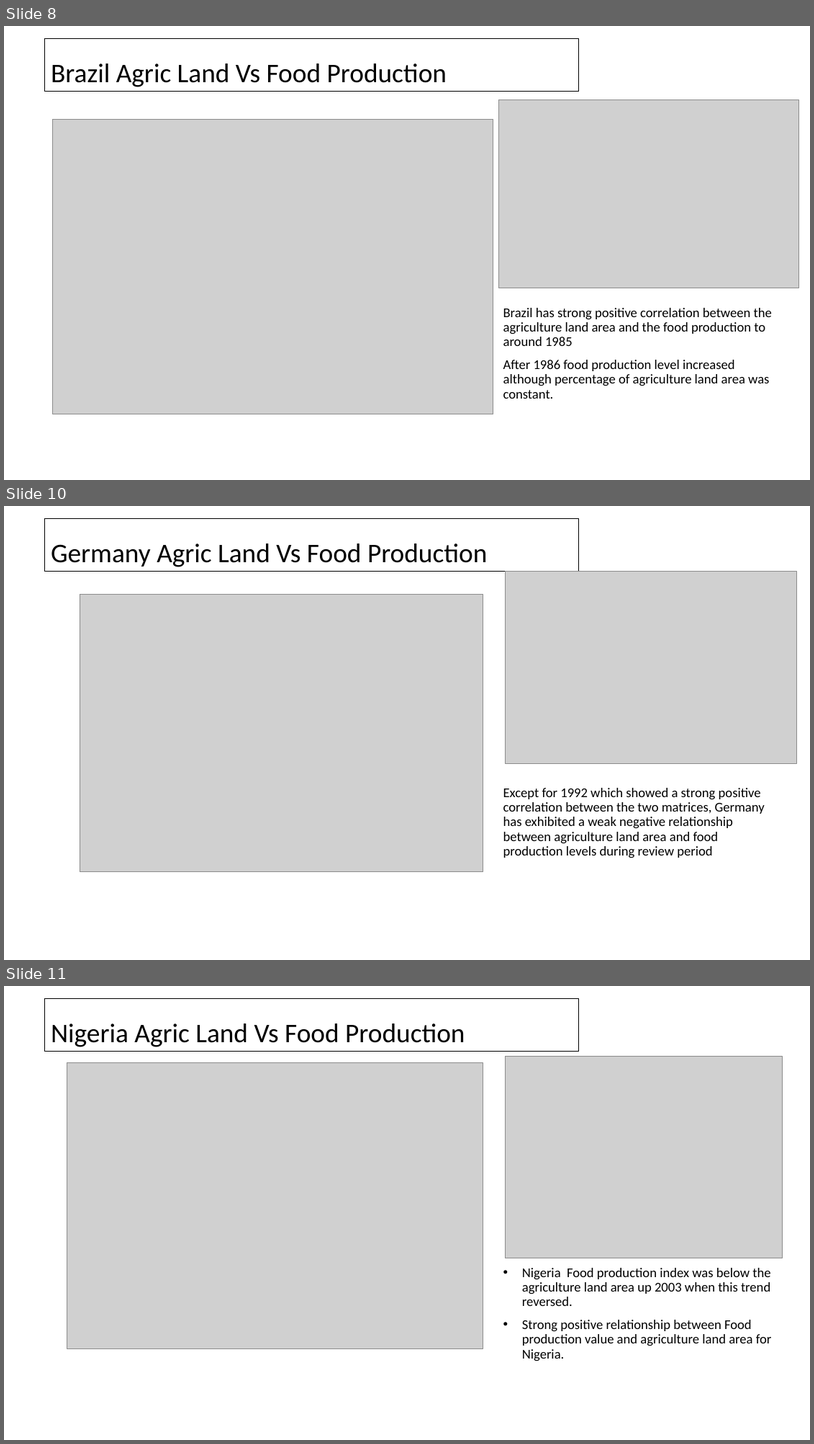
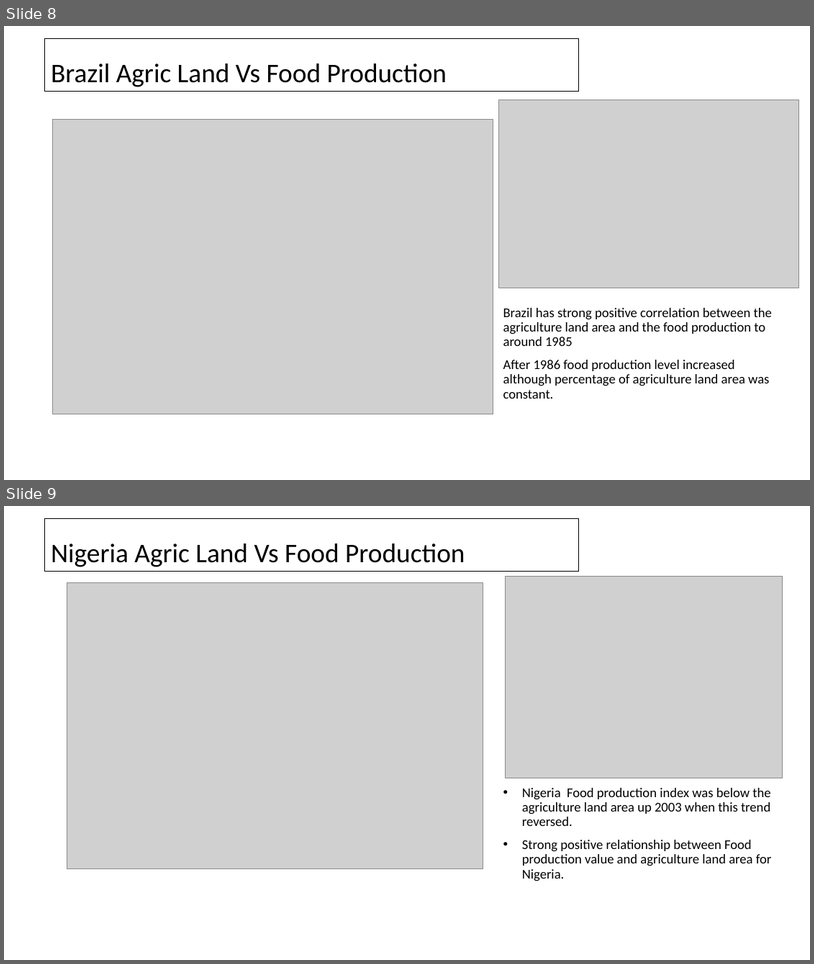
Before and after one commit to sjalasutram/FinTechProject1, a slide deck: reports/Final Presentation - Group1.pptx. Shown one above the other, each under a label of ours: slides 8, 10 and 11 before the commit, slides 8 and 9 after it; the slides between them are not shown. The pictures are 814x1444 and 814x964 pixels, drawn with LibreOffice and Linux fonts; fonts in the diff are those of the drawing; grey boxes stand for pictures. Boxes give left, top, right and bottom in pixels: in the first picture for what was removed or moved away, otherwise in the second. Text is boxed around its words. In the diff, an @@ line names an element or a change of style, - is before the commit and + after.

```diff
--- a/reports/Final Presentation - Group1.pptx
+++ b/reports/Final Presentation - Group1.pptx
@@ slide 10 removed at box(4, 506, 810, 960), background #FFFFFF @@
@@ title removed at box(45, 518, 579, 572) @@
-Germany Agric Land Vs Food Production
@@ picture removed at box(506, 572, 797, 764) @@
@@ picture removed at box(80, 594, 483, 871) @@
@@ text removed at box(504, 788, 765, 858) @@
-Except for 1992 which showed a strong positive correlation between the two matrices, Germany has exhibited a weak negative relationship between agriculture land area and food production levels during review period
@@ what was slide 11 is now slide 9 @@
```
Also in this commit, not shown: 1 slide added, 3 other slides removed, 1 other file.
